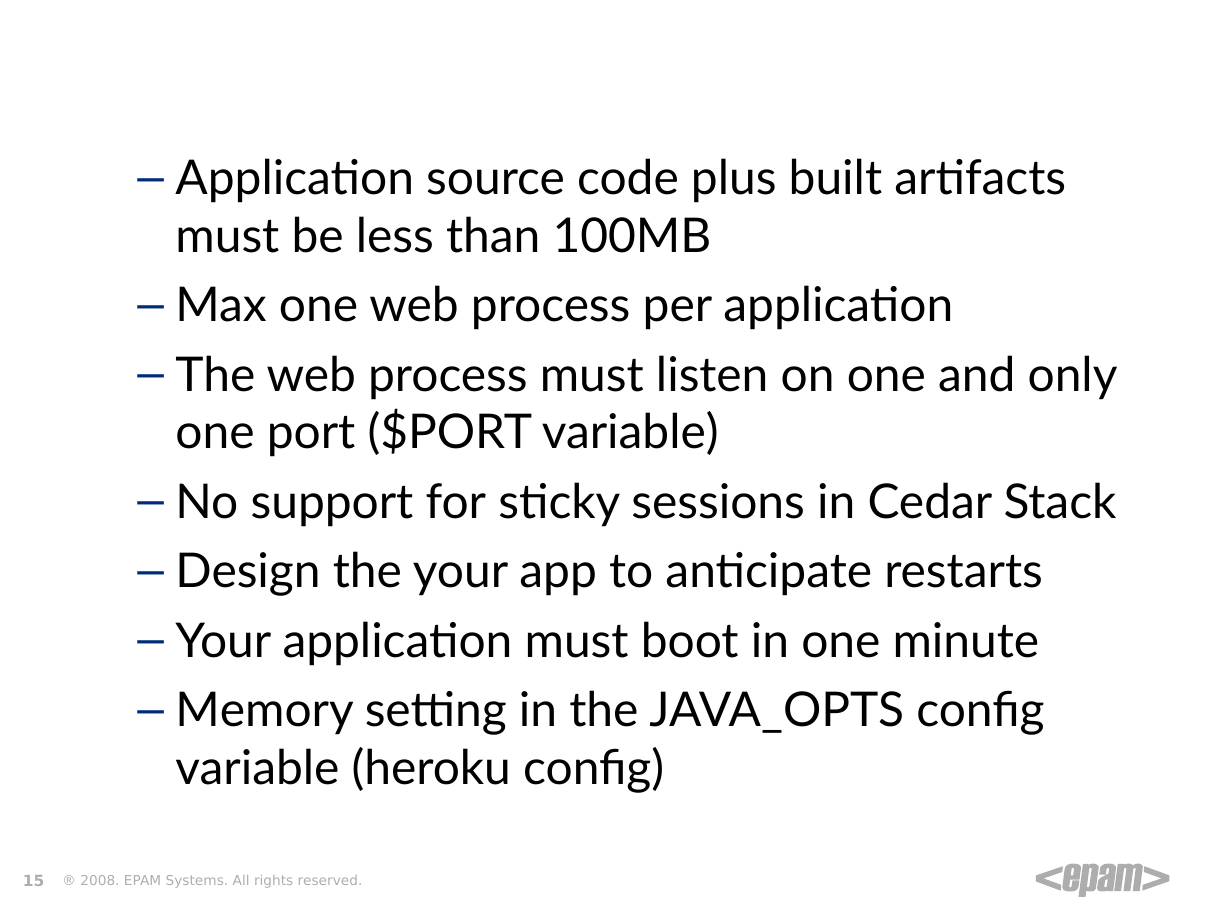
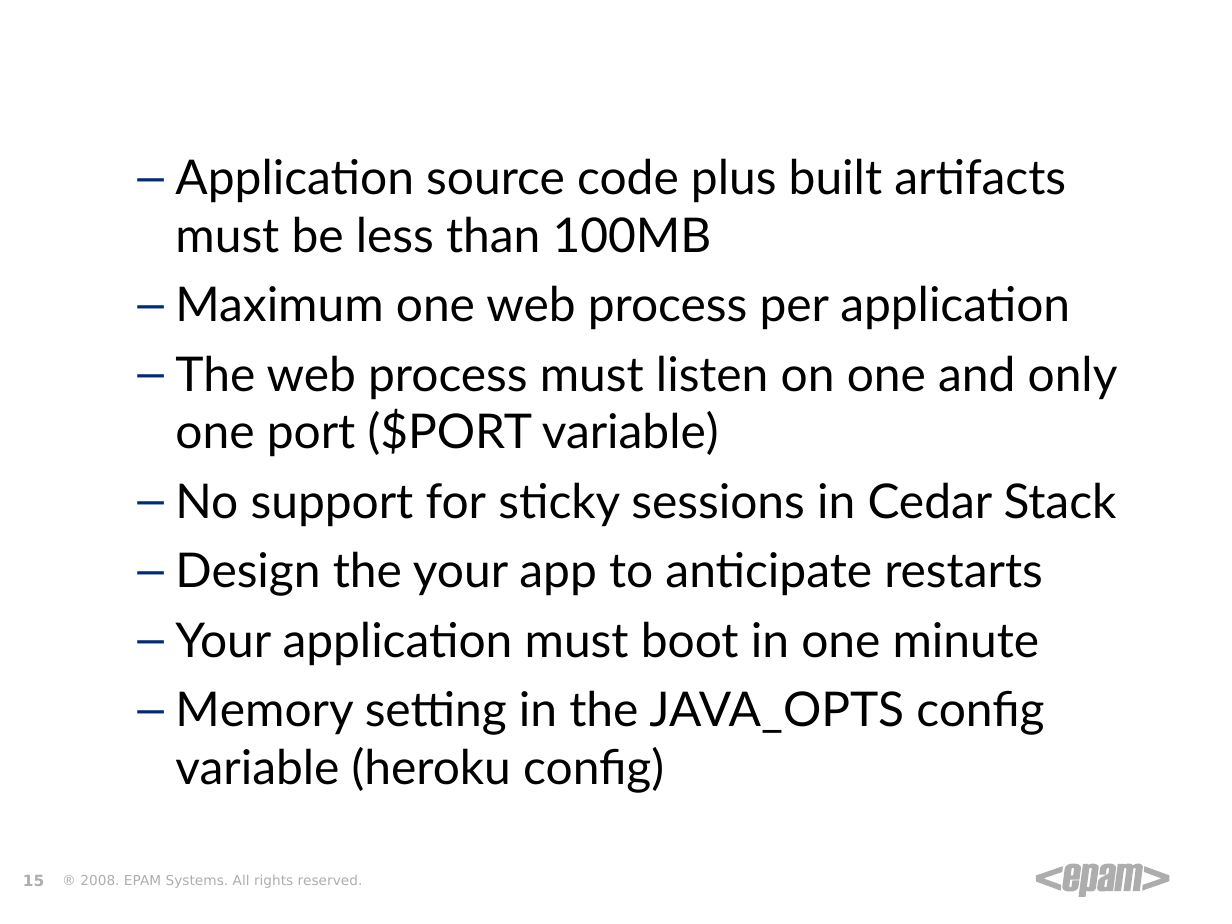
Before and after one commit to zgorbe/Heroku-HelloWorld, a slide deck: slide 15 of Heroku.ppt. Drawn at 1232x924 pixels with LibreOffice and Linux fonts; fonts in the diff are those of the drawing; background and template pictures are left out. Boxes give left, top, right and bottom in pixels: in the first picture for what was removed or moved away, otherwise in the second. Text is boxed around its words. In the diff, an @@ line names an element or a change of style, - is before the commit and + after.

```diff
--- a/Heroku.ppt
+++ b/Heroku.ppt
@@ text at [175, 285, 1070, 330]: text changed @@
-  – Max one web process per application
+  – Maximum one web process per application
```
Also in this commit, not shown: 1 other slide changed, 1 slide added, 1 slide removed.
